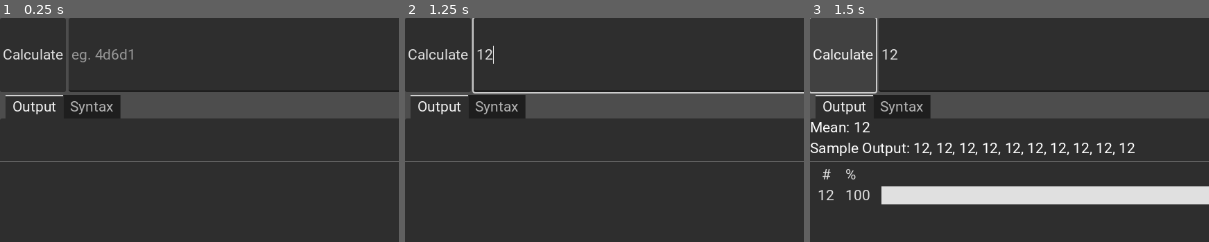
Above: before the commit, frames 1-3 (left to right).
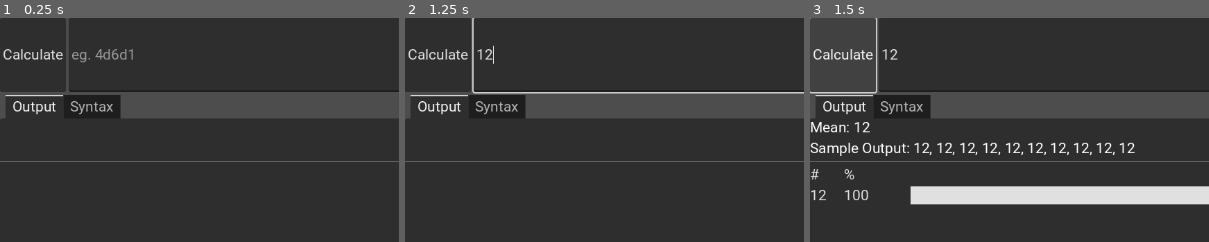
Above: after the commit, the same moments.

Repository: oganm/many_dice
Game: Godot game, scene res://many_dice.tscn
Same seed, same stepped clock (60 frames per second), same inputs: the game is played once before the commit and once after it.
Inputs (mouse positions are % of the whole screen's width and height, from its top left):
- Up to frame 1 (0.25 s): no input
- Up to frame 2 (1.25 s): click (48, 8) at 0.52 s; type "12" at 0.6 s
- Up to frame 3 (1.5 s): click "Calculate" at 1.25 s
The pictures show only the part of the screen within x 0-50%, y 0-50%; the shares and areas given below are measured in that part.

Frames 1-2 are identical in both runs. In frame 3, 1.1% of the frame differs, in the area x 0-26%, y 67-84%.

Commit message:
minor ui fixes

Diff:
--- a/utils/BarGraph/BarGraph.tscn
+++ b/utils/BarGraph/BarGraph.tscn
@@ -1,50 +1,40 @@
-[gd_scene load_steps=3 format=2]
+[gd_scene load_steps=3 format=3 uid="uid://dtd22dtvaefja"]
 
-[ext_resource path="res://utils/BarGraph/BarGraph.gd" type="Script" id=1]
-[ext_resource path="res://utils/BarGraph/white.png" type="Texture2D" id=2]
+[ext_resource type="Script" path="res://utils/BarGraph/BarGraph.gd" id="1"]
+[ext_resource type="Texture2D" uid="uid://ch43vn408cjit" path="res://utils/BarGraph/white.png" id="2"]
 
 [node name="BarGraph" type="HBoxContainer"]
+anchors_preset = 15
 anchor_right = 1.0
 anchor_bottom = 1.0
 offset_right = -537.0
 offset_bottom = -549.0
-script = ExtResource( 1 )
-__meta__ = {
-"_edit_use_anchors_": false
-}
+size_flags_stretch_ratio = 0.5
+script = ExtResource("1")
 value = 0.47
 
 [node name="Label" type="Label" parent="."]
-modulate = Color( 0, 0, 0, 1 )
-offset_right = 34.0
-offset_bottom = 51.0
+modulate = Color(0, 0, 0, 1)
+layout_mode = 2
 size_flags_horizontal = 3
 size_flags_vertical = 3
 size_flags_stretch_ratio = 0.5
 text = "Label"
-align = 1
-valign = 1
 
 [node name="Label2" type="Label" parent="."]
-modulate = Color( 0, 0, 0, 1 )
-offset_left = 38.0
-offset_top = 18.0
-offset_right = 57.0
-offset_bottom = 32.0
+modulate = Color(0, 0, 0, 1)
+layout_mode = 2
 size_flags_horizontal = 3
 size_flags_vertical = 6
-size_flags_stretch_ratio = 0.5
 
 [node name="Bar" type="TextureProgressBar" parent="."]
-modulate = Color( 0, 0, 0, 1 )
-offset_left = 61.0
-offset_right = 487.0
-offset_bottom = 51.0
+modulate = Color(0, 0, 0, 1)
+layout_mode = 2
 size_flags_horizontal = 3
 size_flags_vertical = 3
 size_flags_stretch_ratio = 11.0
 max_value = 1.0
 step = 0.001
 value = 0.47
-texture_progress = ExtResource( 2 )
 nine_patch_stretch = true
+texture_progress = ExtResource("2")
